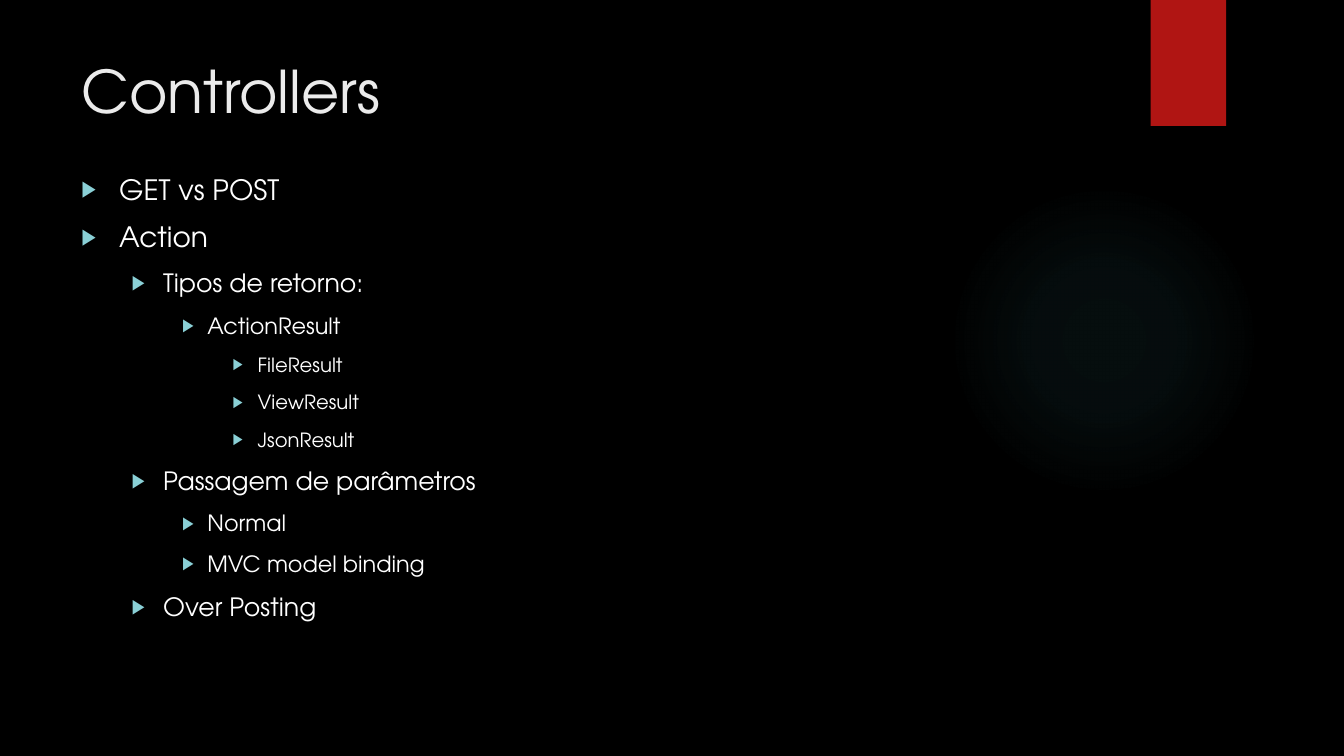
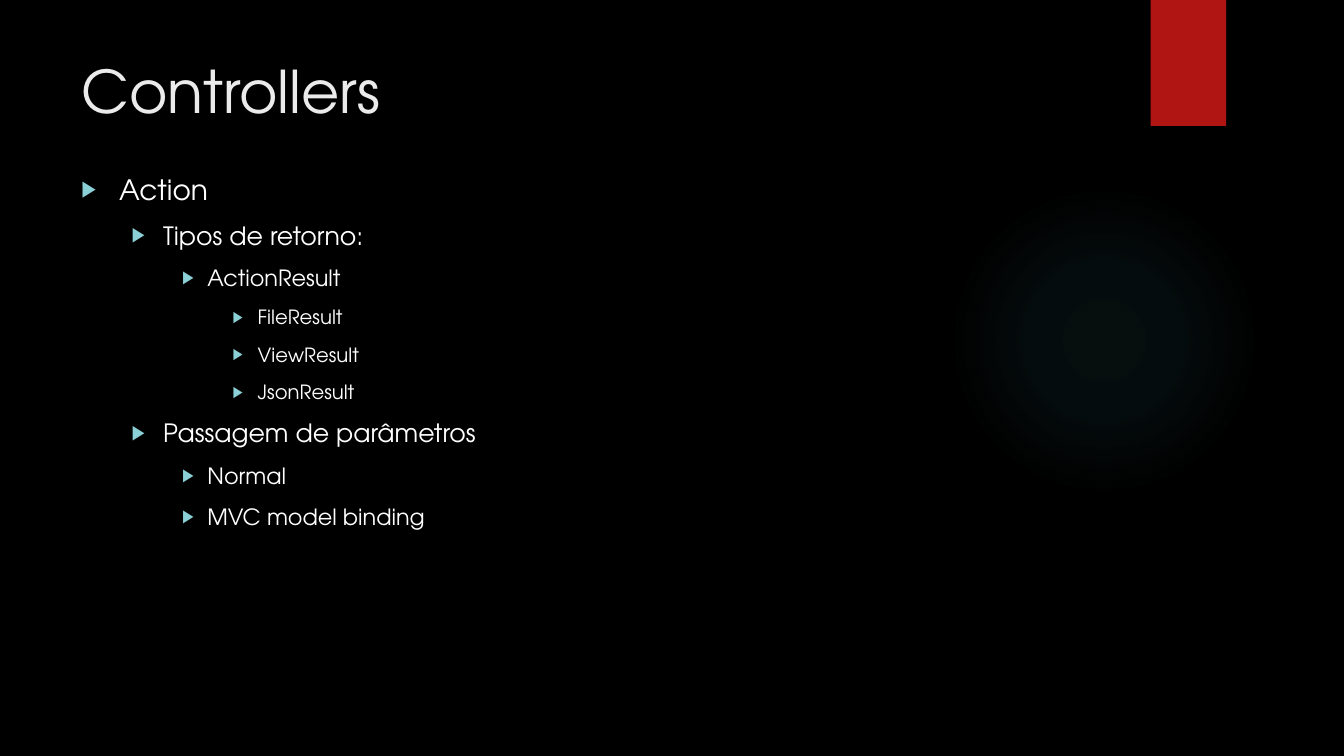
Before and after one commit to leolana/AspnetMvcLab, a slide deck: slide 16 of Presentation/AspNetMvc.pptx (slide 13 before the commit). Drawn at 1344x756 pixels with LibreOffice and Linux fonts; fonts in the diff are those of the drawing; background and template pictures are left out. Boxes give left, top, right and bottom in pixels: in the first picture for what was removed or moved away, otherwise in the second. Text is boxed around its words. In the diff, an @@ line names an element or a change of style, - is before the commit and + after.

```diff
--- a/Presentation/AspNetMvc.pptx
+++ b/Presentation/AspNetMvc.pptx
@@ text at bbox=[119, 179, 279, 201]: paragraph removed @@
-▶ GET vs POST
@@ text at bbox=[163, 597, 316, 622]: paragraph removed @@
-  ▶ Over Posting
```
Also in this commit, not shown: 5 other slides changed, 6 slides added, 3 slides removed.
